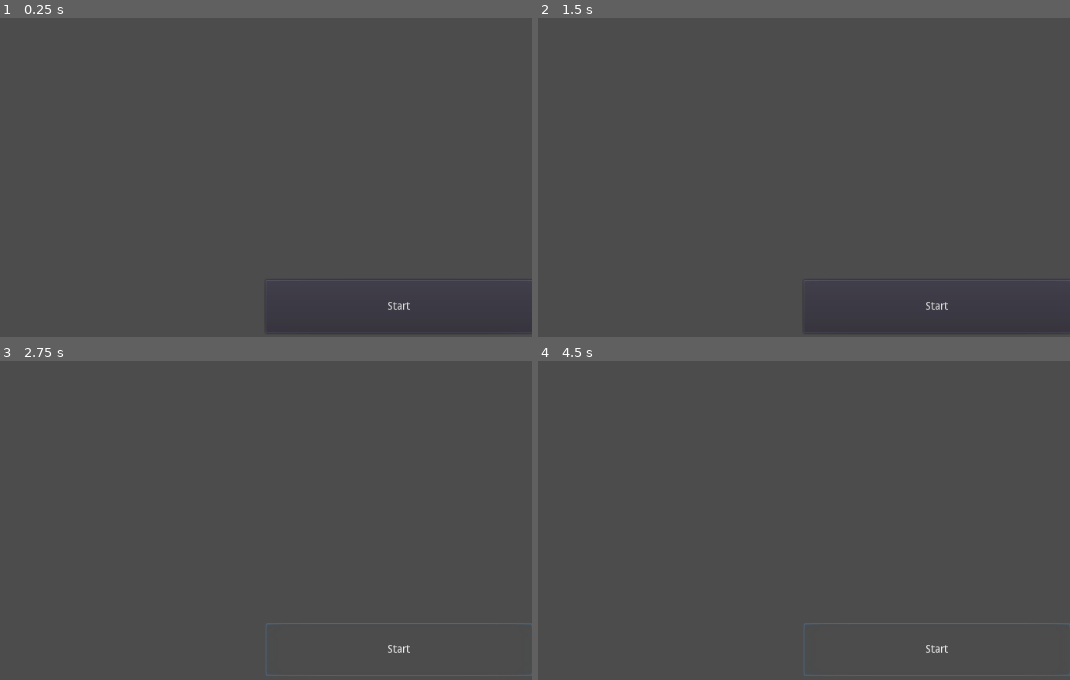
Above: before the commit, frames 1-4 (two rows, left to right).
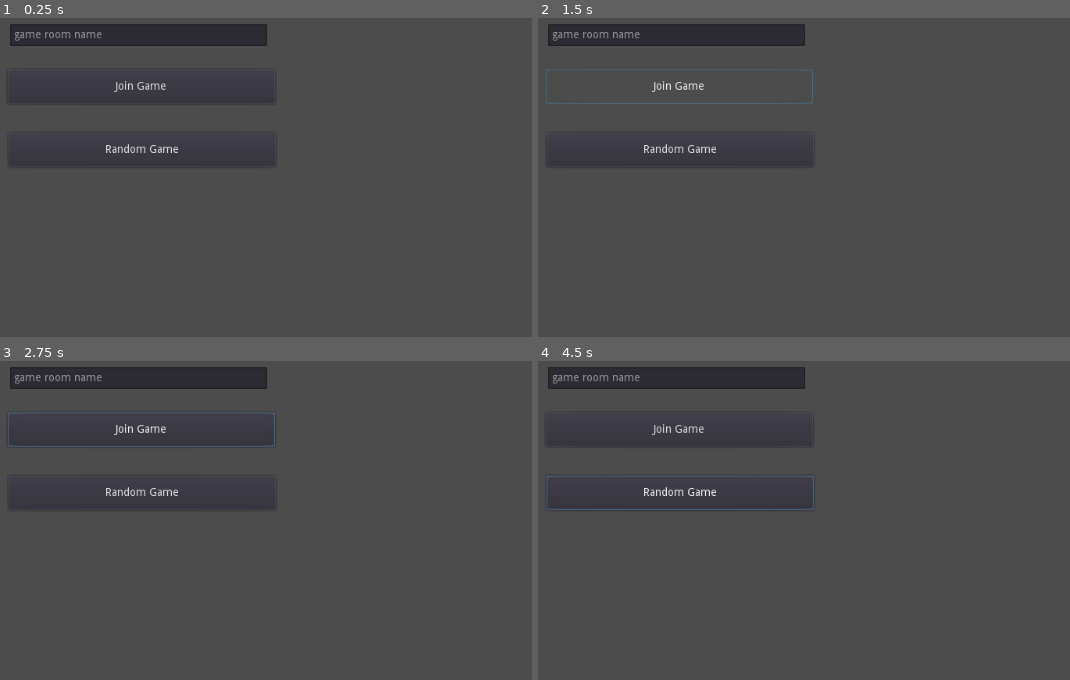
Above: after the commit, the same moments.

Repository: tbscode/ggj2023
Game: Godot game, scene res://scenes/ui.tscn
Two runs of this game, one before a commit and one after it. Both use one fixed random seed, a clock stepped at 60 frames per second and the inputs below. Before the commit the project has no main scene; this scene is started directly in both runs.
Inputs (mouse positions are in pixels of both pictures, inside the frame that each line leads up to):
- Up to frame 1 (0.25 s): no input
- Up to frame 2 (1.5 s): click (681, 148) at 0.5 s, where only the run after the commit has a clickable "Random Game"; click (681, 88) at 1.25 s, where only the run after the commit has a clickable "Join Game"
- Up to frame 3 (2.75 s): click (399, 648) at 2 s, where only the run before the commit has a clickable "Start"
- Up to frame 4 (4.5 s): click (937, 648) at 2.75 s, where only the run before the commit has a clickable "Start"; click (681, 491) at 3.5 s, where only the run after the commit has a clickable "Random Game"; click (937, 648) at 4.25 s, where only the run before the commit has a clickable "Start"

The runs differ from the first frame. In frame 1, 3.5% of the frame differs, in the area x 1-78%, y 1-92%; in frame 2, 3.9%; in frame 3, 4.2%; in frame 4, 4.2%, in the area x 1-100%, y 1-99%.

Commit message:
updated game setup

Diff:
--- a/game/project.godot
+++ b/game/project.godot
@@ -11,6 +11,7 @@
 [application]
 
 config/name="ggj2023"
+run/main_scene="res://scenes/ui.tscn"
 config/icon="res://icon.png"
 
 [gui]
--- a/game/scenes/ui.tscn
+++ b/game/scenes/ui.tscn
@@ -1,17 +1,41 @@
-[gd_scene load_steps=2 format=2]
+[gd_scene load_steps=3 format=2]
+
+[ext_resource path="res://scripts/menu/menu.gd" type="Script" id=1]
 
 [sub_resource type="StyleBoxTexture" id=1]
 
 [node name="root" type="Control"]
 anchor_right = 1.0
 anchor_bottom = 1.0
+script = ExtResource( 1 )
 
-[node name="start_game_button" type="Button" parent="."]
+[node name="random_game_button" type="Button" parent="."]
 anchor_right = 1.0
 anchor_bottom = 1.0
-margin_left = 683.0
-margin_top = 527.0
-margin_right = 1.0
-margin_bottom = -5.0
+margin_left = 354.0
+margin_top = 338.0
+margin_right = -328.0
+margin_bottom = -218.0
 custom_styles/hover = SubResource( 1 )
-text = "Start"
+text = "Random Game"
+
+[node name="join_game_button" type="Button" parent="."]
+anchor_right = 1.0
+anchor_bottom = 1.0
+margin_left = 353.0
+margin_top = 257.0
+margin_right = -329.0
+margin_bottom = -299.0
+custom_styles/hover = SubResource( 1 )
+text = "Join Game"
+
+[node name="room_name_input" type="LineEdit" parent="."]
+anchor_right = 1.0
+anchor_bottom = 1.0
+margin_left = 356.0
+margin_top = 199.0
+margin_right = -339.0
+margin_bottom = -373.0
+placeholder_text = "game room name"
+
+[connection signal="text_changed" from="room_name_input" to="." method="_on_room_name_input_text_changed"]
--- /dev/null
+++ b/game/scripts/auth.gd
@@ -0,0 +1,42 @@
+extends Node
+
+const BACKEND_URL = "http://localhost:8000"
+const GUEST_LOGIN_URL = BACKEND_URL + "/guest_login"
+const USER_LOGIN_URL = BACKEND_URL + "/user_login"
+
+func request_login(username, password):
+	var request = HTTPRequest.new()
+	var body = to_json({"username": username, "password" : password})
+
+	request.connect("request_completed", self, "_on_login_request_completed")
+	var error = request.request(BACKEND_URL, [], true, HTTPClient.METHOD_POST, body)
+
+	if error != OK:
+		print("ERROR cant login")
+
+func request_guest_login():
+	pass
+
+
+func _on_login_request_completed(request_id, result, headers, body):
+	if result == 200:
+		var response = parse_json(body.get_string_from_utf8())
+		print("GOT")
+		print(response)
+	else:
+		# TODO: handle the error
+		print("ERROR cant login")
+
+func login_user(login_data=""):
+	if login_data == "":
+		# then we will create a guest user for the login
+		request_guest_login()
+	elif ":" in login_data:
+		var user_and_pass = login_data.split(":")
+		request_login(user_and_pass[0], user_and_pass[1])
+	else:
+		# TODO display this error to the user
+		print("ERROR cant login")
+
+func _ready():
+	pass # Replace with function body.
--- /dev/null
+++ b/game/scripts/menu/menu.gd
@@ -0,0 +1,10 @@
+extends Control
+
+
+var room_name = ""
+
+func _ready():
+	pass
+
+func _on_room_name_input_text_changed(new_text):
+	print("room name changed to: " + new_text)
